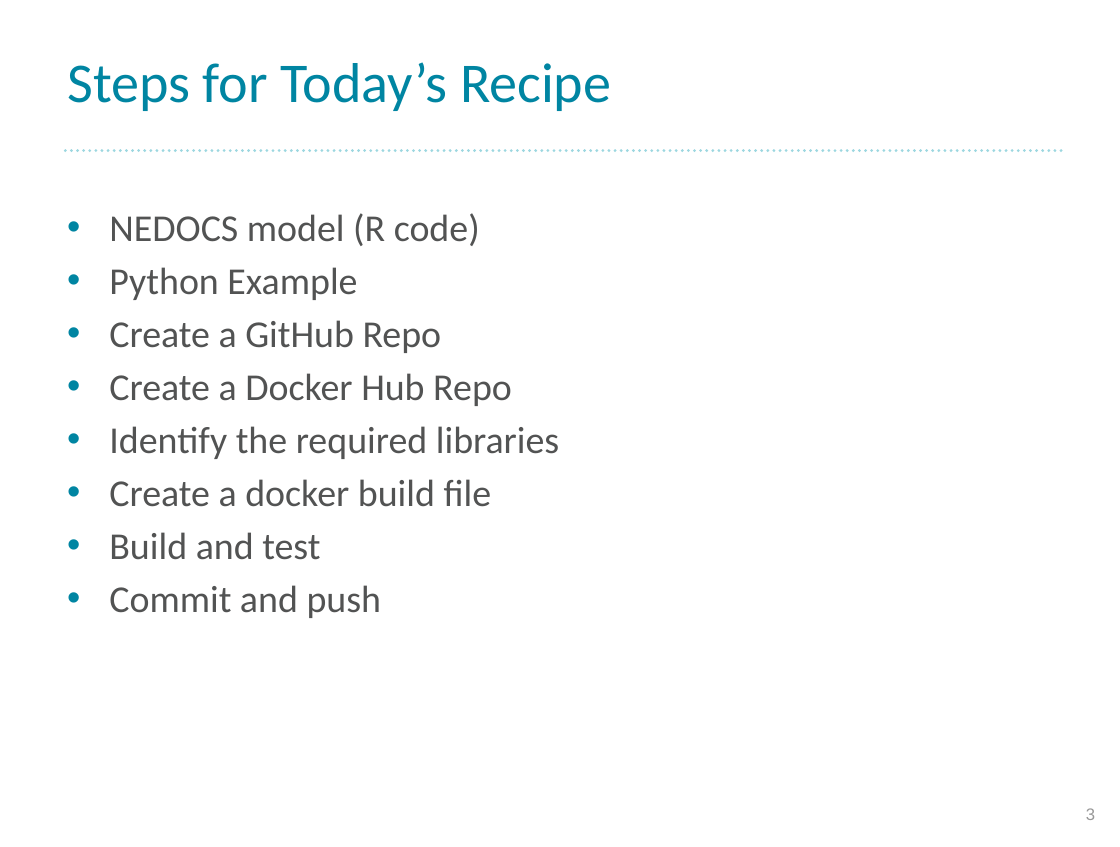
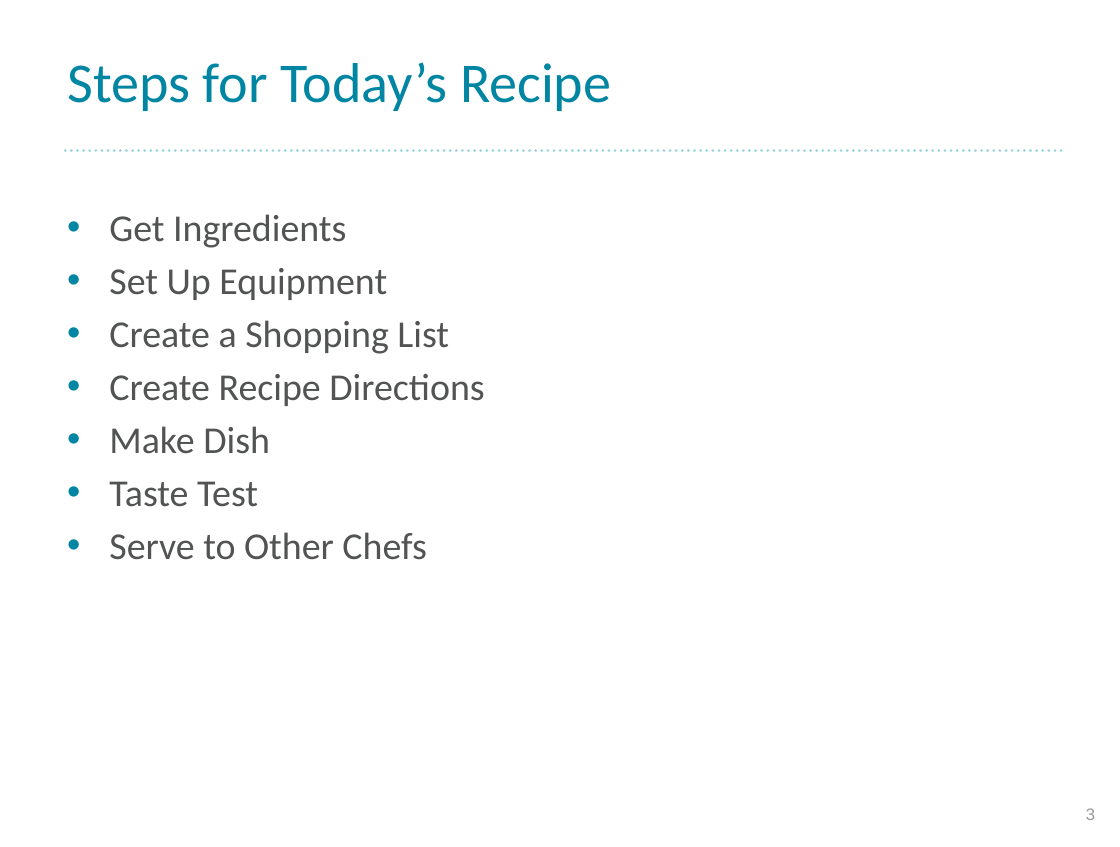
Before and after one commit to morizono/creating-recipes-for-other-chefs, a slide deck: slide 3 of documents/creating-recipes-for-other-chefs.pptx. Drawn at 1120x847 pixels with LibreOffice and Linux fonts; fonts in the diff are those of the drawing; background and template pictures are left out. Boxes give left, top, right and bottom in pixels: in the first picture for what was removed or moved away, otherwise in the second. Text is boxed around its words. In the diff, an @@ line names an element or a change of style, - is before the commit and + after.

```diff
--- a/documents/creating-recipes-for-other-chefs.pptx
+++ b/documents/creating-recipes-for-other-chefs.pptx
@@ text at (109, 214, 484, 560): text changed @@
-• NEDOCS model (R code)
-• Python Example
-• Create a GitHub Repo
-• Create a Docker Hub Repo
-• Identify the required libraries
-• Create a docker build file
-• Build and test
-• Commit and push
+• Get Ingredients
+• Set Up Equipment
+• Create a Shopping List
+• Create Recipe Directions
+• Make Dish
+• Taste Test
+• Serve to Other Chefs
```
Also in this commit, not shown: 1 slide removed, 21 other files.
